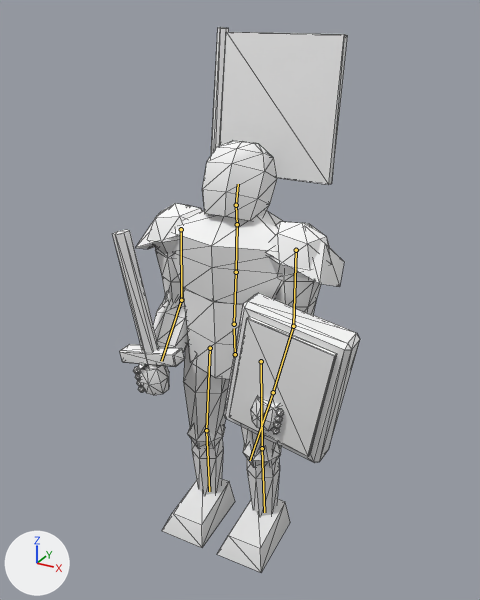
Before and after pictures for a commit that changed the glTF model client/public/assets/models/banner_captain.glb.
Camera for both pictures: a 50 mm camera at (1.21, -2.17, 2.22) aimed at (-0.05, 0.13, 1.07). Every picture has the same lights, and +X, +Y and +Z are marked at lower left. The older version comes first. Both versions are drawn at frame 2 of the action 'hit'; the numbers are the values there. The bones that change, and the others that lie on the model, are drawn over the model as lines. Mesh edges are drawn as thin lines.

In view in the first picture: 'banner_captain'.
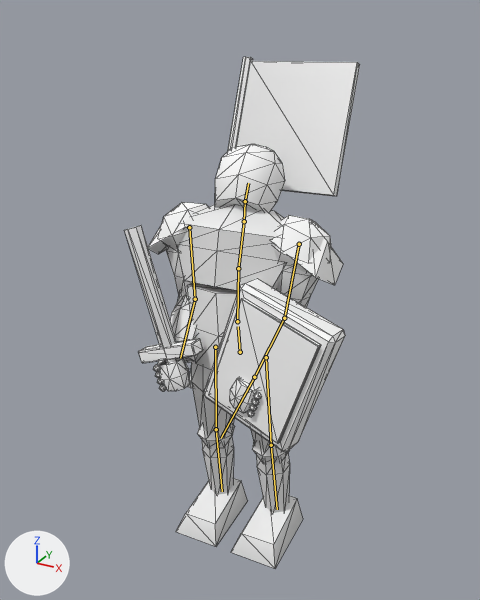
Changed parts and their boxes [x1, y1, x2, y2] in the pictures (480 x 600 px):
'banner_captain', posed (6% shorter)
    before: [112, 27, 360, 573]
    after: [124, 57, 360, 568]
bone 'hips', root to tip
    before: (235, 354) to (234, 328)
    after: (240, 352) to (238, 326)
bone 'spine', root to tip
    before: (234, 324) to (236, 272)
    after: (237, 321) to (238, 268)
bone 'chest', root to tip
    before: (236, 272) to (237, 224)
    after: (238, 268) to (244, 221)
bone 'head', root to tip
    before: (236, 205) to (238, 184)
    after: (245, 201) to (248, 183)
bone 'upper_arm.L', root to tip
    before: (296, 250) to (293, 326)
    after: (299, 244) to (284, 318)
bone 'upper_arm.R', root to tip
    before: (181, 229) to (181, 300)
    after: (189, 227) to (195, 299)

The edits, one by one:
Bone 'hips' (bone_hips) moves from (0.0, 0.0, 0.0) to (0.0, -0.013, -0.046).
Bone 'hips' (bone_hips) turns from (0, 0, 0) to (0, 0, 3) degrees about its own x, y and z.
Bone 'spine' (bone_spine) turns from (-8, 0, 0) to (-15, 0, 3) degrees about its own x, y and z.
Bone 'chest' (bone_chest) turns from (0, 0, 0) to (-8, 0, -5) degrees about its own x, y and z.
Bone 'head' (bone_head) turns from (-7, 0, 0) to (-15, 0, 6) degrees about its own x, y and z.
Bone 'upper_arm.L' (bone_upper_arm_l) turns from (8, 0, 13) to (14, 0, 23) degrees about its own x, y and z.
Bone 'upper_arm.R' (bone_upper_arm_r) turns from (8, 0, -13) to (14, 0, -23) degrees about its own x, y and z.
